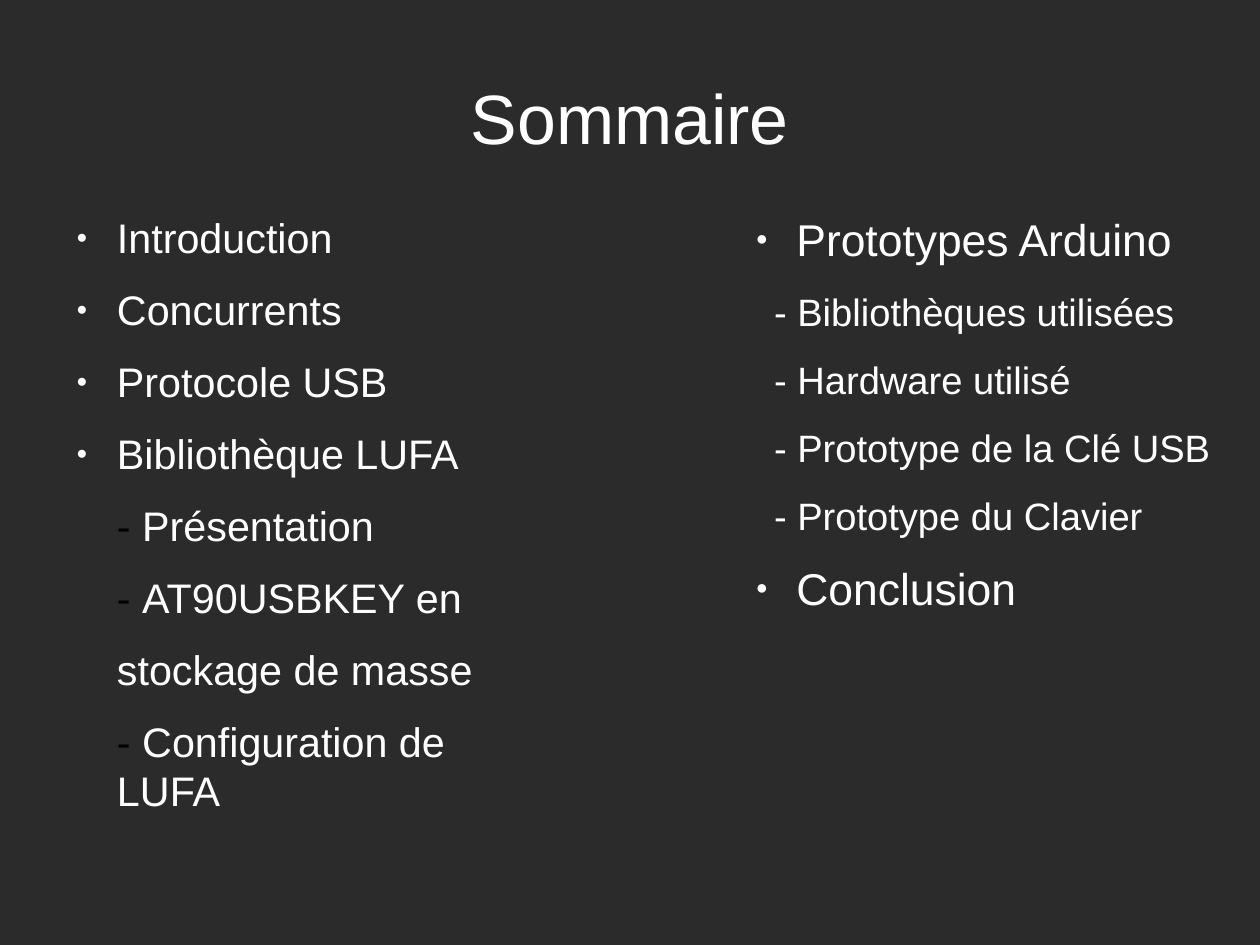
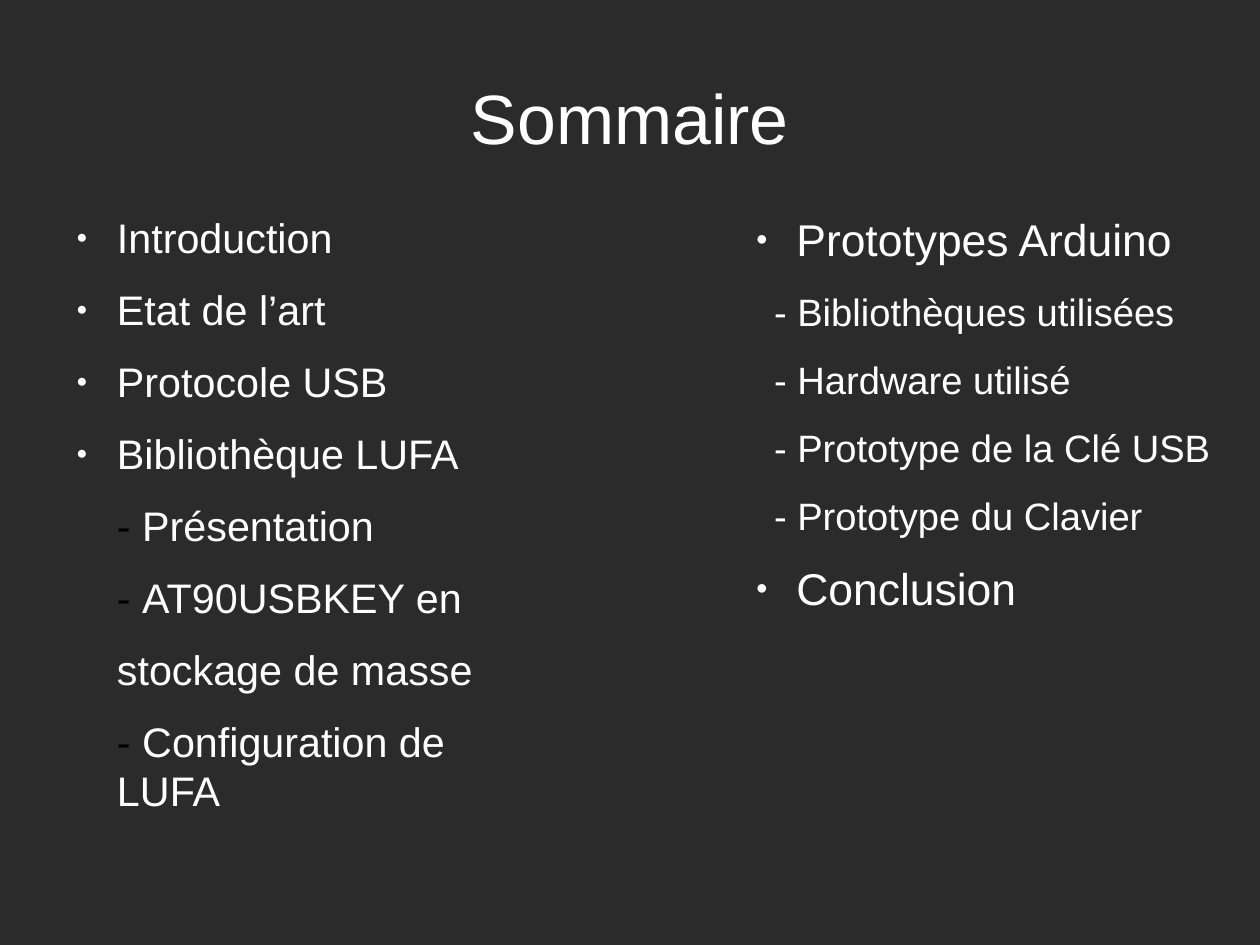
Before and after one commit to rguillomon/IMA3-4_Project, a slide deck: slide 2 of P12(périphUSB).odp. Drawn at 1260x945 pixels with LibreOffice and Linux fonts; fonts in the diff are those of the drawing; background and template pictures are left out; a plain dark background stands for a picture behind light text. Boxes give left, top, right and bottom in pixels: in the first picture for what was removed or moved away, otherwise in the second. Text is boxed around its words. In the diff, an @@ line names an element or a change of style, - is before the commit and + after.

```diff
--- a/P12(périphUSB).odp
+++ b/P12(périphUSB).odp
@@ text at <box>117,295,325,326</box>: text changed @@
-● Concurrents
+● Etat de l’art
```
Also in this commit, not shown: 1 slide added, 1 slide removed.
